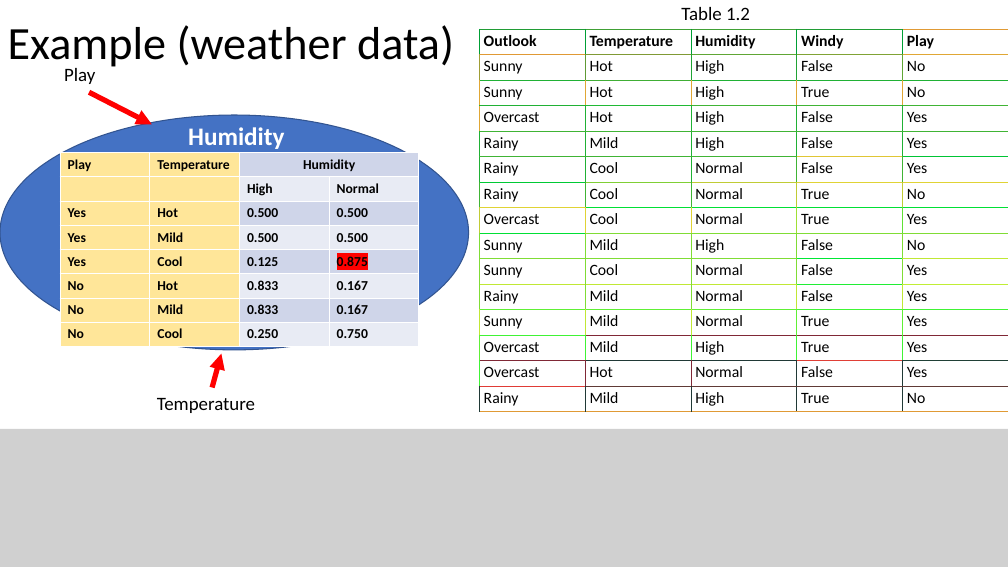
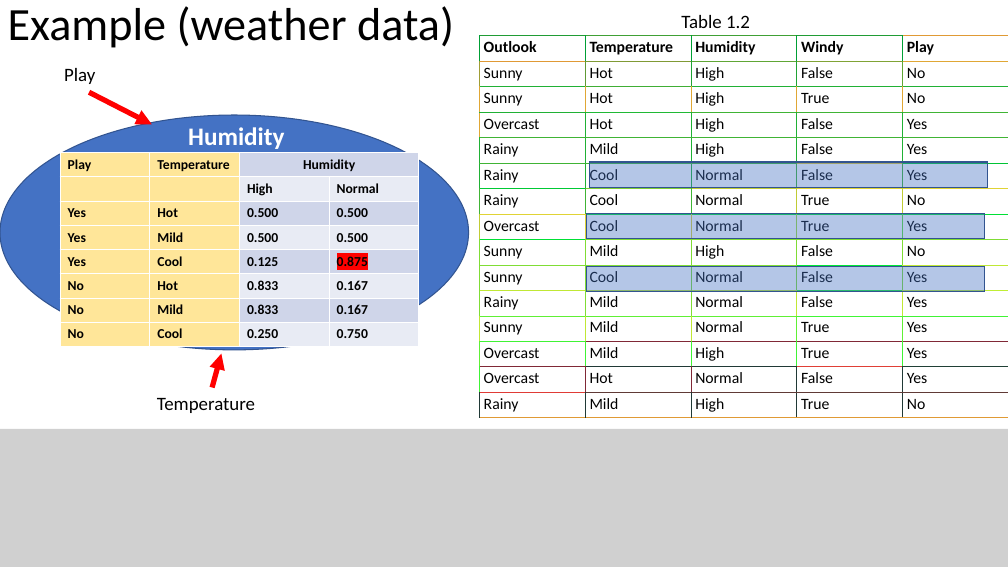
Before and after one commit to russellu/cs405, a slide deck: slide 4 of Lecture_28.pptx. Drawn at 1008x567 pixels with LibreOffice and Linux fonts; fonts in the diff are those of the drawing; grey boxes stand for pictures. Boxes give left, top, right and bottom in pixels: in the first picture for what was removed or moved away, otherwise in the second. Text is boxed around its words. In the diff, an @@ line names an element or a change of style, - is before the commit and + after.

```diff
--- a/Lecture_28.pptx
+++ b/Lecture_28.pptx
@@ title "Example (weather data)": place and size @@
-title "Example (weather data)" at (8,25,454,70)
+title "Example (weather data)" at (8,6,454,48)
@@ text "Table 1.2": place and size @@
-text "Table 1.2" at (681,7,750,20)
+text "Table 1.2" at (681,15,750,28)
@@ table: place and size @@
-table at (479,29,1008,412)
+table at (479,36,1008,418)
@@ rectangle added at (590,162,988,188), fill #4472C4 at 40% opacity, outline #325491 1 pt @@
@@ rectangle added at (587,213,985,239), fill #4472C4 at 40% opacity, outline #325491 1 pt @@
@@ rectangle added at (587,266,985,292), fill #4472C4 at 40% opacity, outline #325491 1 pt @@
```
Also in this commit, not shown: 6 other slides changed, 1 slide removed, 1 other file.
